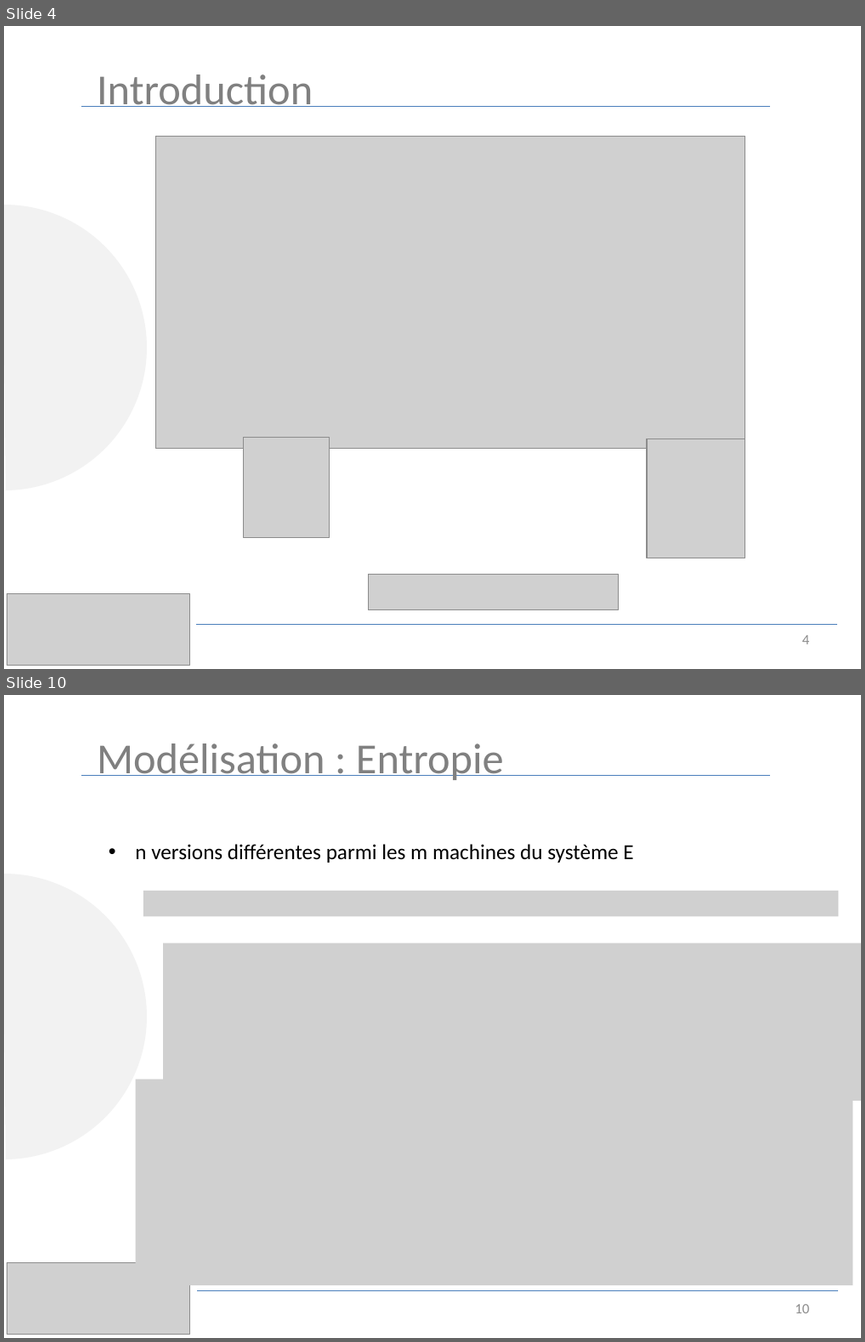
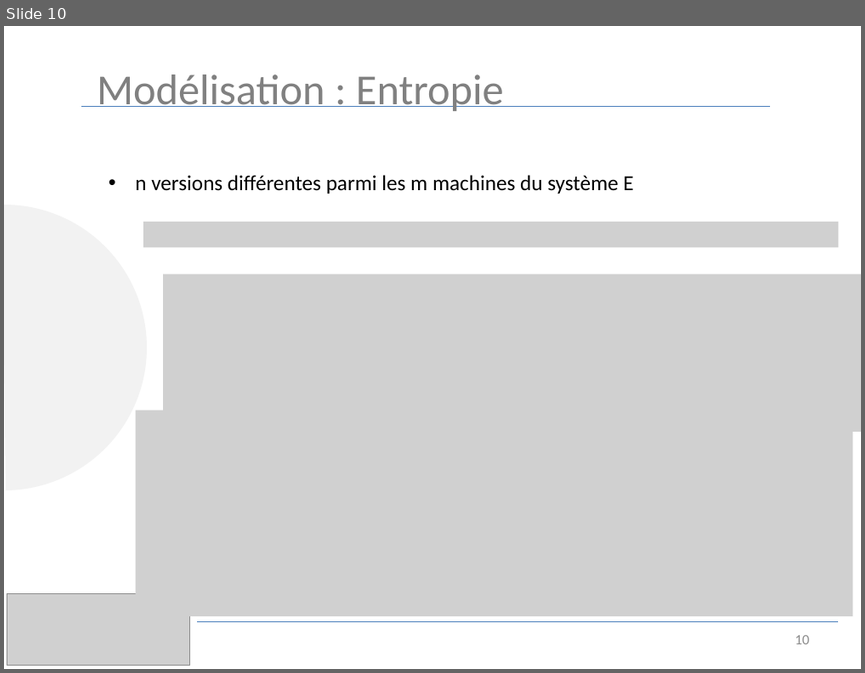
Before and after one commit to luinaudt/inf6422, a slide deck: lab3/presentation.pptx. Shown one above the other, each under a label of ours: slides 4 and 10 before the commit, slide 10 after it; the slides between them are not shown. The pictures are 865x1342 and 865x673 pixels, drawn with LibreOffice and Linux fonts; fonts in the diff are those of the drawing; grey boxes stand for pictures. Boxes give left, top, right and bottom in pixels: in the first picture for what was removed or moved away, otherwise in the second. Text is boxed around its words. In the diff, an @@ line names an element or a change of style, - is before the commit and + after.

```diff
--- a/lab3/presentation.pptx
+++ b/lab3/presentation.pptx
@@ slide 4 removed at (4,26,861,669), background #FFFFFF @@
@@ text removed at (97,74,313,107) @@
-Introduction
@@ line removed from (82, 107) to (770, 107) @@
@@ picture removed at (155,136,745,448) @@
@@ arc (boxed as its full ellipse) removed at (4,204,146,489) @@
@@ picture removed at (244,437,330,538) @@
@@ picture removed at (647,439,745,558) @@
@@ picture removed at (368,574,619,610) @@
@@ picture removed at (7,593,190,664) @@
@@ line removed from (196, 624) to (837, 624) @@
@@ page number removed at (802,635,809,644) @@
-4
```
Also in this commit, not shown: 16 slides changed, 6 slides added, 3 other slides removed.
